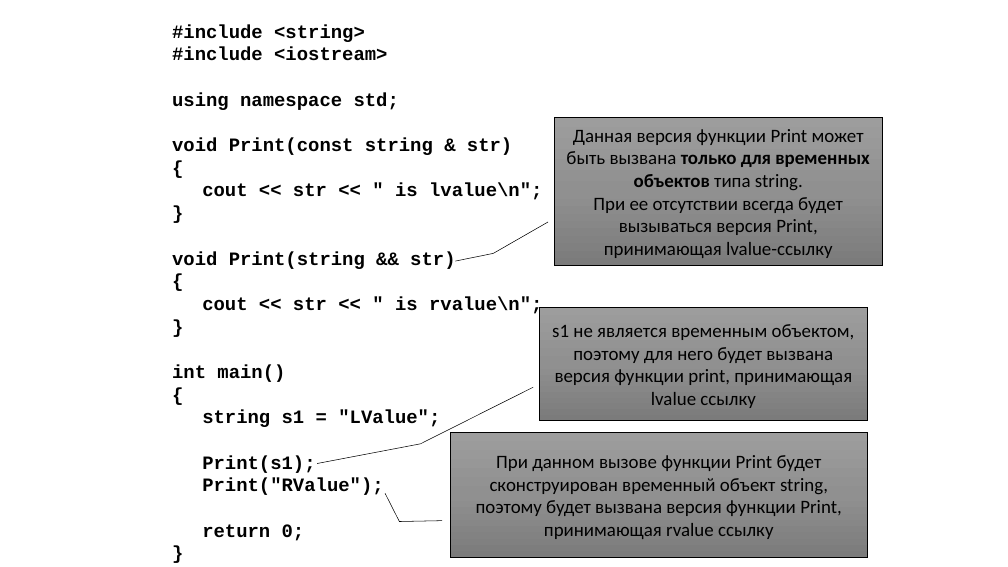
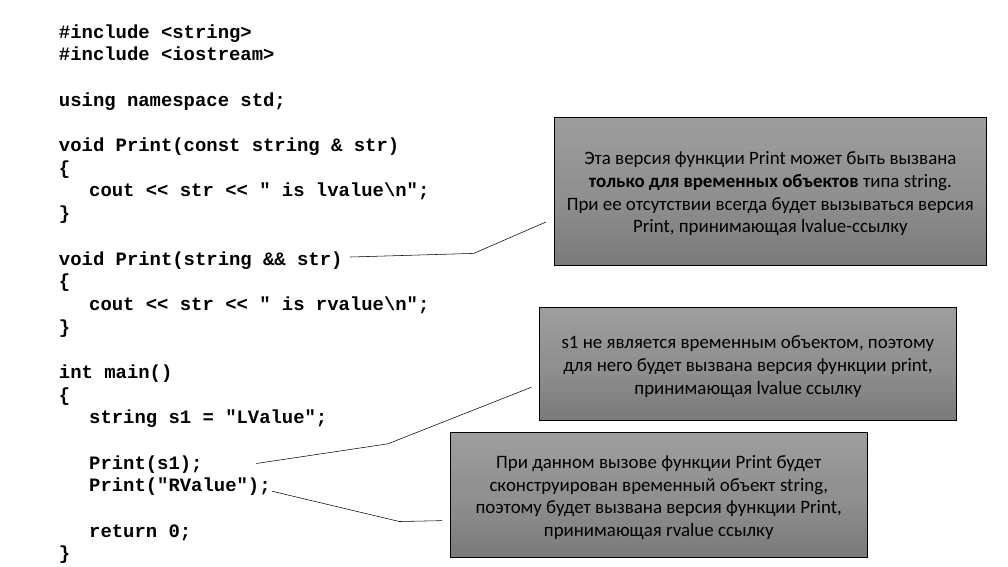
Before and after one commit to alexey-malov/oop, a slide deck: slide 134 of lectures/02/Основы ООП.pptx. Drawn at 1008x567 pixels with LibreOffice and Linux fonts; fonts in the diff are those of the drawing. Boxes give left, top, right and bottom in pixels: in the first picture for what was removed or moved away, otherwise in the second. Text is boxed around its words. In the diff, an @@ line names an element or a change of style, - is before the commit and + after.

```diff
--- a/lectures/02/Основы ООП.pptx
+++ b/lectures/02/Основы ООП.pptx
@@ text "#include <string>": place and size @@
-text "#include <string>" at (172,24,542,541)
+text "#include <string>" at (59,24,429,541)
@@ border callout "Эта версия функции Print может ...": place and size @@
-border callout "Эта версия функции Print может ..." at (555,117,882,266)
+border callout "Эта версия функции Print может ..." at (555,117,987,266)
@@ border callout "Эта версия функции Print может ..." at (555,117,987,266): proportions changed @@
@@ text in border callout at (584,151,957,190): text changed @@
-Данная версия функции Print может быть вызвана только для временных объектов типа string.
+Эта версия функции Print может быть вызвана только для временных объектов типа string.
@@ border callout "s1 не является временным объектом, ...": place and size @@
-border callout "s1 не является временным объектом, ..." at (540,307,867,420)
+border callout "s1 не является временным объектом, ..." at (540,307,957,420)
```
Also in this commit, not shown: 7 other slides changed, 4 slides added, 2 slides removed, 3 other files.
